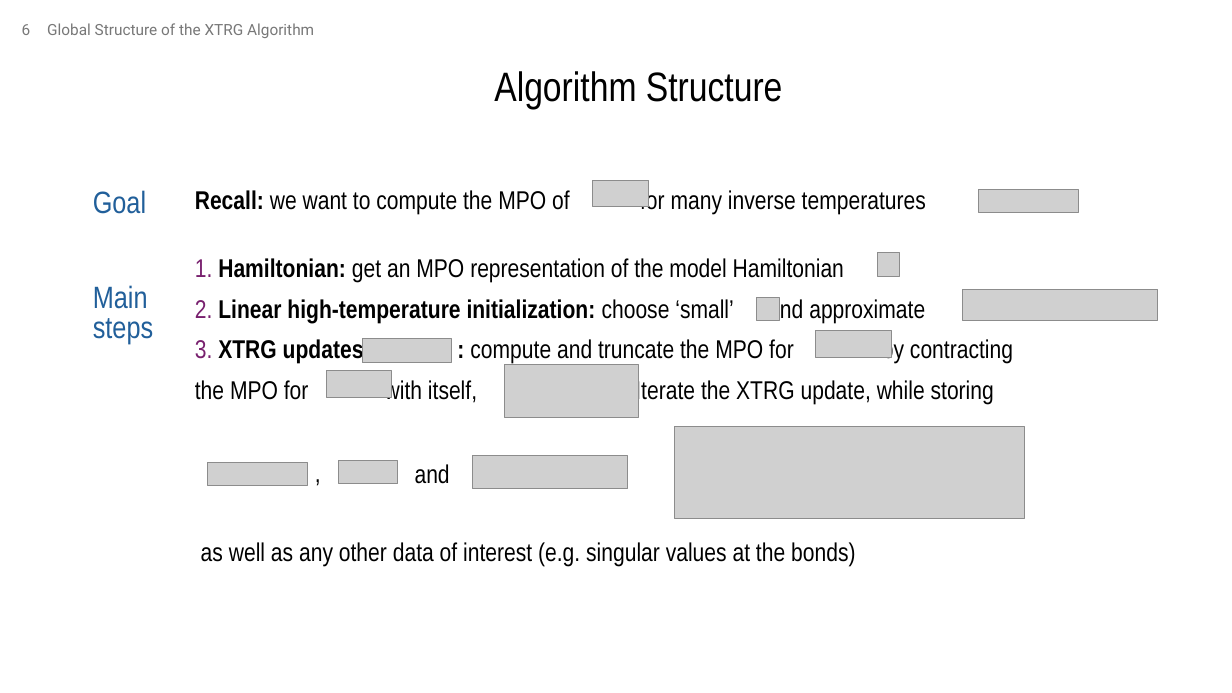
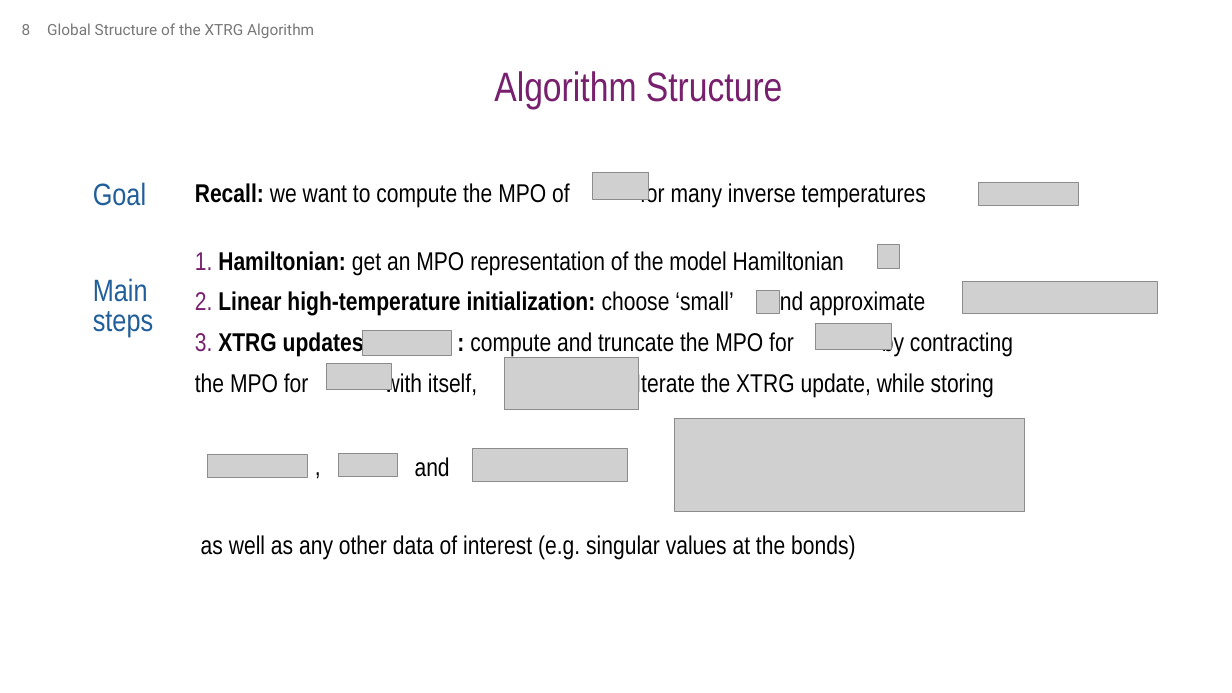
Before and after one commit to MrHighsenberg/XTRG-Algorithm, a slide deck: slide 8 of presentation/Term_Project_XTRG_Presentation.pptx (slide 6 before the commit). Drawn at 1232x693 pixels with LibreOffice and Linux fonts; fonts in the diff are those of the drawing; grey boxes stand for pictures; background and template pictures are left out. Boxes give left, top, right and bottom in pixels: in the first picture for what was removed or moved away, otherwise in the second. Text is boxed around its words. In the diff, an @@ line names an element or a change of style, - is before the commit and + after.

```diff
--- a/presentation/Term_Project_XTRG_Presentation.pptx
+++ b/presentation/Term_Project_XTRG_Presentation.pptx
@@ text "Algorithm Structure" at (x1=494, y1=71, x2=783, y2=109): text colour #000000 to #78206E @@
@@ 9 pictures, 4 texts moved together from (x1=93, y1=180, x2=1158, y2=567) to (x1=93, y1=173, x2=1158, y2=560) @@
@@ 4 pictures, 2 texts moved together from (x1=306, y1=298, x2=891, y2=494) to (x1=306, y1=290, x2=891, y2=486) @@
```
Also in this commit, not shown: 22 other slides changed, 5 slides added, 2 slides removed, 7 other files.
